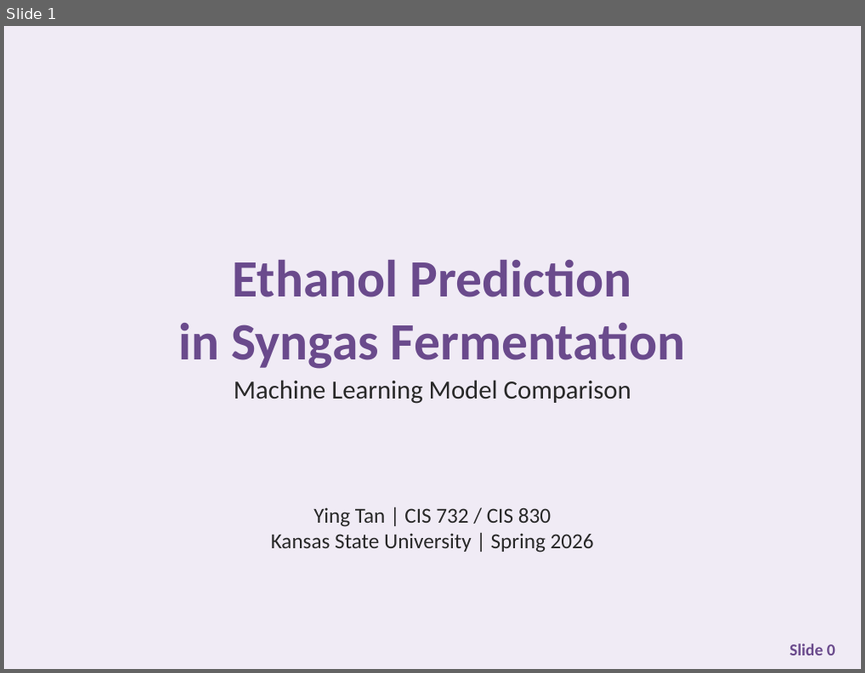
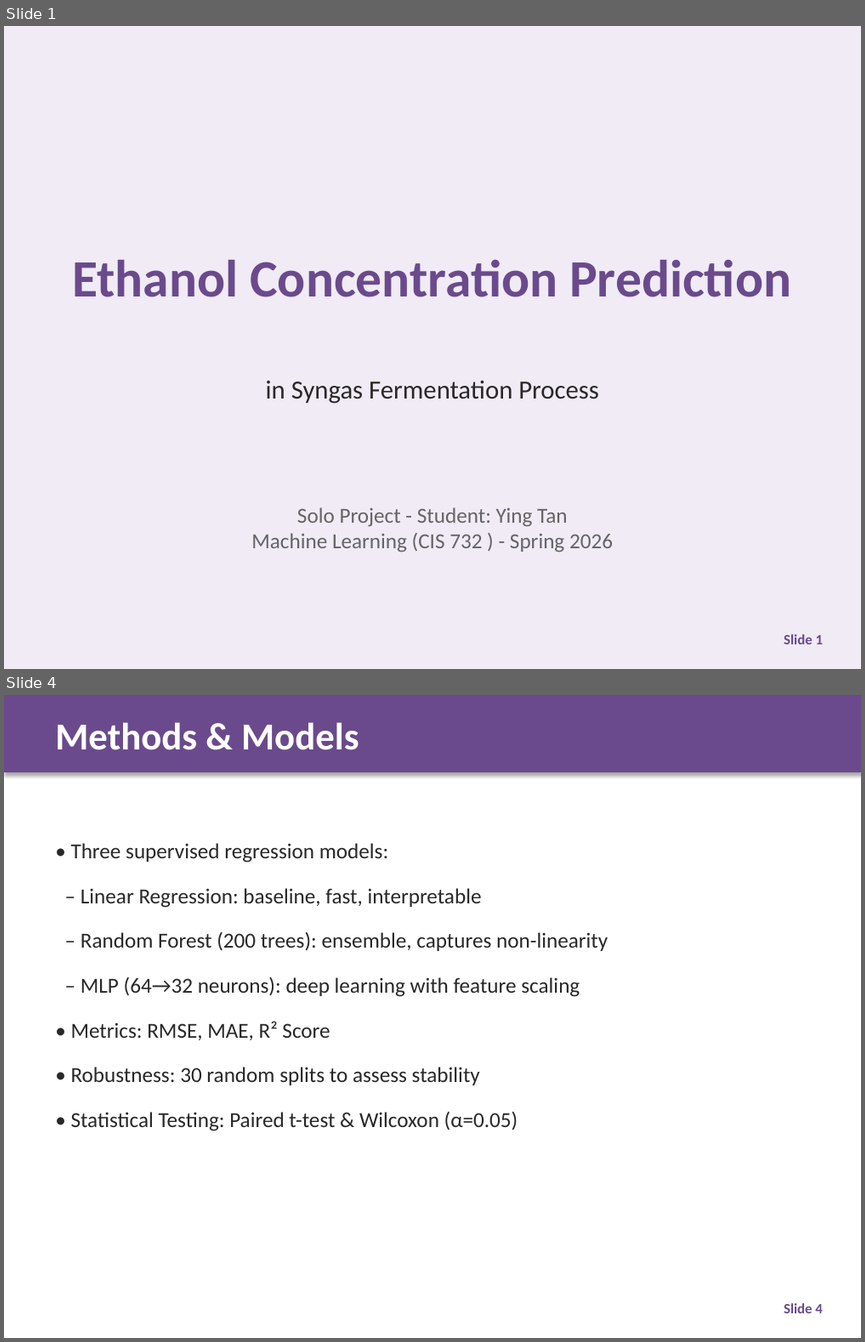
Before and after one commit to tanyingy-kau/ML-Assignments, a slide deck: slides/term_project_presentation_SYNGAS--group 6 Ying.pptx. Shown one above the other, each under a label of ours: slide 1 before the commit, slides 1 and 4 after it; the slides between them are not shown. The pictures are 865x673 and 865x1342 pixels, drawn with LibreOffice and Linux fonts; fonts in the diff are those of the drawing. Boxes give left, top, right and bottom in pixels: in the first picture for what was removed or moved away, otherwise in the second. Text is boxed around its words. In the diff, an @@ line names an element or a change of style, - is before the commit and + after.

Commit message:
Restore original group 6 Ying PPT from Canvas submission

```diff
--- a/slides/term_project_presentation_SYNGAS--group 6 Ying.pptx
+++ b/slides/term_project_presentation_SYNGAS--group 6 Ying.pptx
@@ slide 4 added at [4, 695, 861, 1338], background #FFFFFF @@
@@ rectangle added at [4, 695, 861, 772], fill #6A4A8C, outline #6A4A8C 0.75 pt @@
@@ text added at [55, 722, 359, 750], 32 pt, text #FFFFFF, bold @@
+Methods & Models
@@ text added at [71, 843, 608, 1131], 18 pt, text #282828 @@
+• Three supervised regression models:
+– Linear Regression: baseline, fast, interpretable
+– Random Forest (200 trees): ensemble, captures non-linearity
+– MLP (64→32 neurons): deep learning with feature scaling
+• Metrics: RMSE, MAE, R² Score
+• Robustness: 30 random splits to assess stability
+• Statistical Testing: Paired t-test & Wilcoxon (α=0.05)
@@ text added at [783, 1303, 822, 1313], 12 pt, text #6A4A8C, bold @@
+Slide 4
@@ slide 1 changed as well @@
@@ text at [72, 259, 791, 297]: text changed @@
-Ethanol Prediction
-in Syngas Fermentation
+Ethanol Concentration Prediction
@@ text at [266, 380, 599, 403]: text changed @@
-Machine Learning Model Comparison
+in Syngas Fermentation Process
@@ text at [251, 507, 613, 552]: text changed; text colour #282828 to #646464 @@
-Ying Tan | CIS 732 / CIS 830
-Kansas State University | Spring 2026
+Solo Project - Student: Ying Tan
+Machine Learning (CIS 732 ) - Spring 2026
@@ text at [783, 634, 823, 644]: text changed; size 14 to 12 pt @@
-Slide 0
+Slide 1
```
Also in this commit, not shown: 4 other slides changed, 7 other slides added, 5 slides removed.
